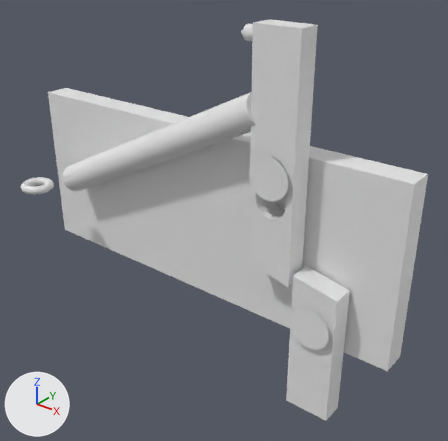
What one commit did to the Blender file firing mechanism.blend.
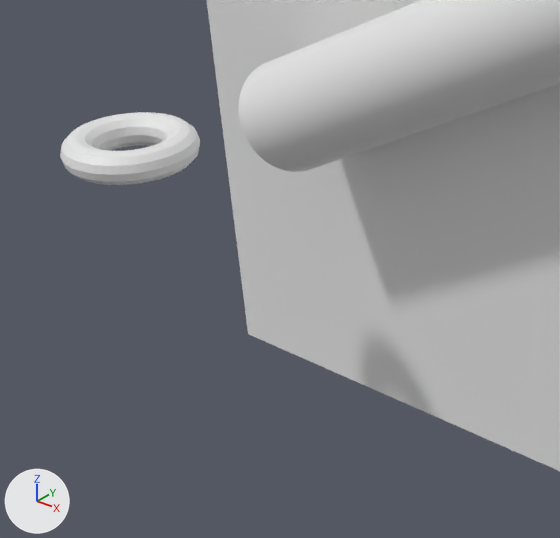
Old and new are each drawn whole from a 50 mm camera at (0.0613, -0.0934, 0.0412) aimed at (-0.0154, 0.0024, -0.0183) and again close up on the part from 1% to 31% of the width and 34% to 63% of the height. Arrows for +X, +Y and +Z are at lower left; the lights stay in place.
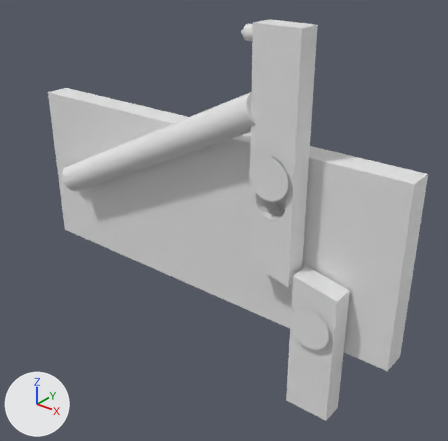
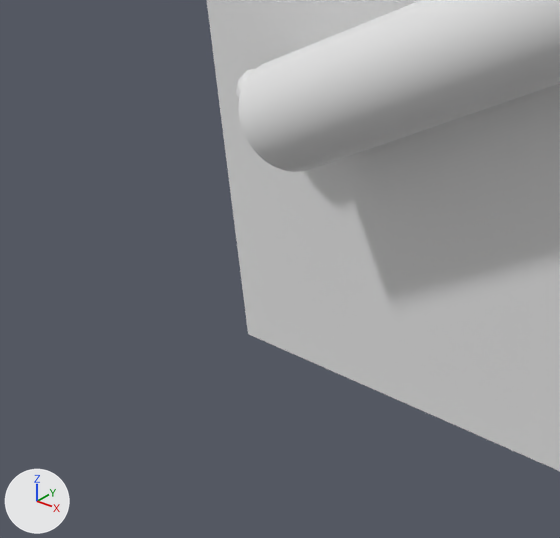
Commit message: firing update

Where the change shows, as pixel boxes [x1, y1, x2, y2] in the close-ups (560 x 538 px):
'Torus.001', reshaped, moved: before [60, 112, 200, 185]; after [236, 61, 269, 99]
part 1 of me_torus_001, cut back: before [74, 120, 110, 150]

What changed in the scene script:
```text
Change me_torus_001:
    used by ob_torus_001; location = (-0.06567, -0.00983, -0.01912)
    remove me_torus_001.from_pydata(...)  # 576 vertices, 576 faces; spans x -0.004..0.004, y -0.004..0.004, z -0.001..0.001
    add me_torus_001.from_pydata(...)  # 540 vertices, 530 faces; spans x -0.004..0.004, y -0.004..0.004, z -0.001..0.001
    me_torus_001 part 1
    36 vertices are removed from x -0.00397..-0.00185, y -0.00153..-0.00026, z -0.001..0.001
    48 faces are deleted
    2 new faces join them
Change ob_torus_001:
    ob_torus_001.location: (-0.06567, -0.00983, -0.01912) -> (-0.06567, 0.00299, -0.01912)
```
